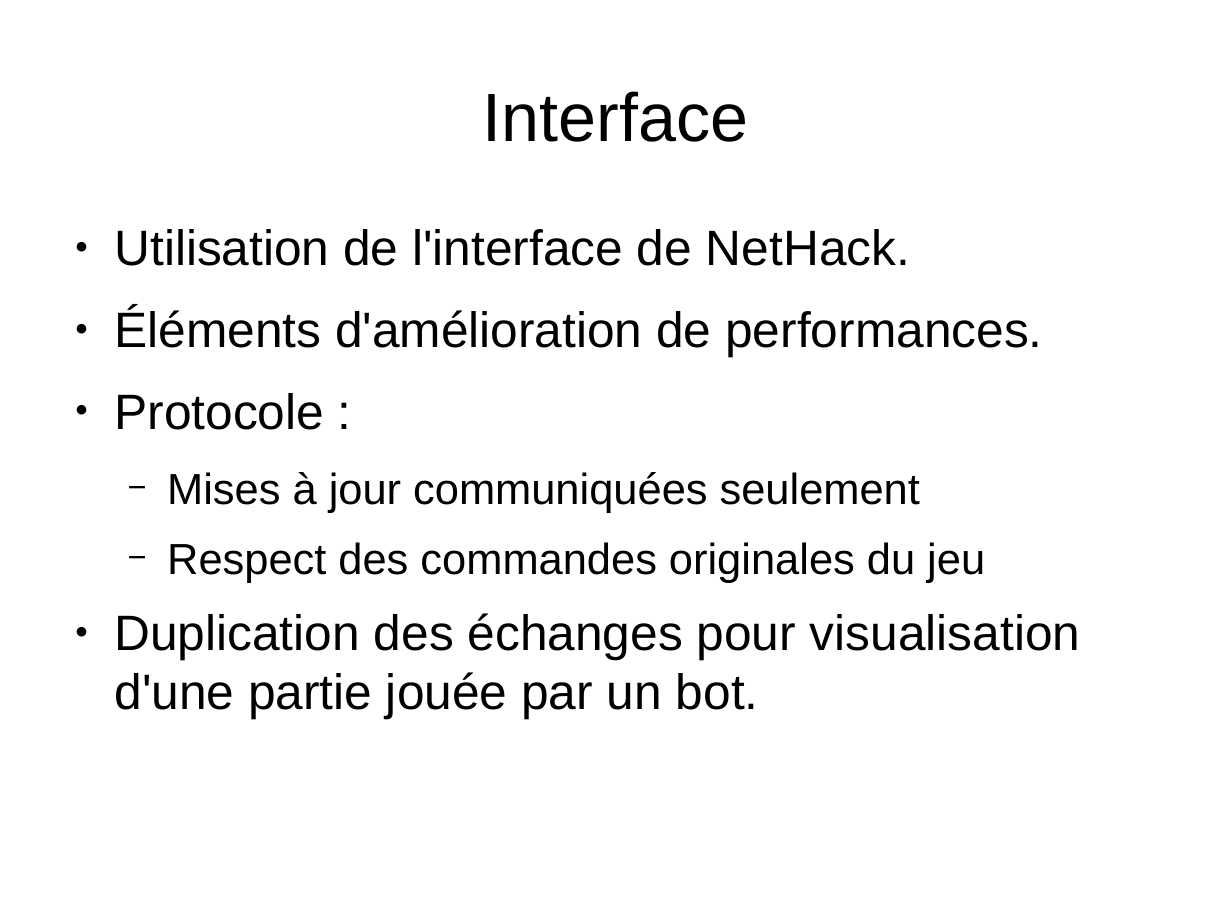
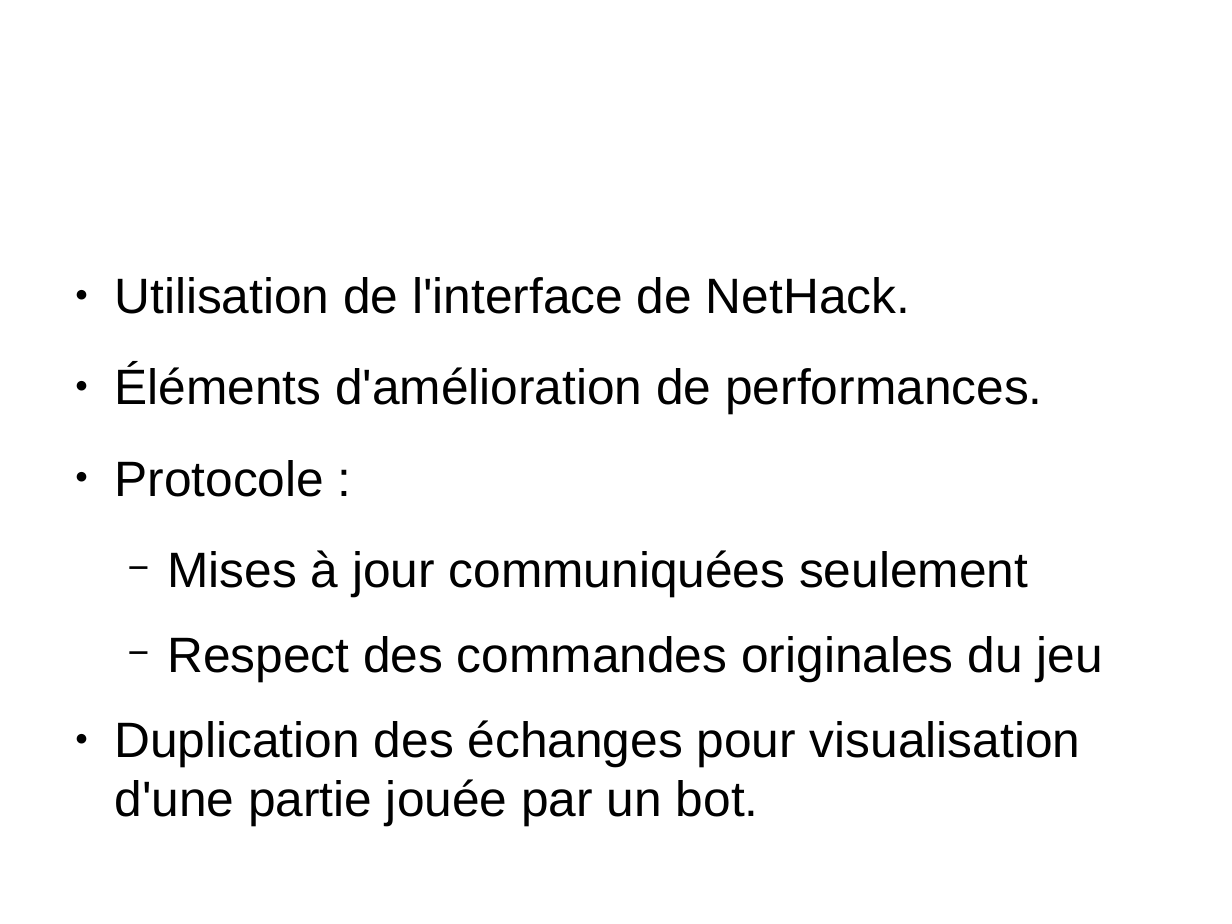
Before and after one commit to medrimonia/PFA-Nethack, a slide deck: slide 7 of papers/soutenance/soutenance.odp. Drawn at 1232x924 pixels with LibreOffice and Linux fonts; fonts in the diff are those of the drawing; background and template pictures are left out. Boxes give left, top, right and bottom in pixels: in the first picture for what was removed or moved away, otherwise in the second. Text is boxed around its words. In the diff, an @@ line names an element or a change of style, - is before the commit and + after.

```diff
--- a/papers/soutenance/soutenance.odp
+++ b/papers/soutenance/soutenance.odp
@@ title at bbox=[483, 91, 748, 142]: text changed; size 44 to 56.1 pt; text colour #000000 to #FFFFFF @@
-Interface
+Interface (Middleman)
@@ text "Utilisation de l'interface de NetHack.": place and size @@
-text "Utilisation de l'interface de NetHack." at bbox=[114, 229, 1080, 719]
+text "Utilisation de l'interface de NetHack." at bbox=[114, 277, 1103, 826]
@@ text "Utilisation de l'interface de NetHack." at bbox=[114, 277, 1103, 826]: size 28 to 32 pt in "Mises à jour communiquées seulement", "Respect des commandes originales du jeu"; more space between paragraphs @@
```
Also in this commit, not shown: 16 other slides changed.
